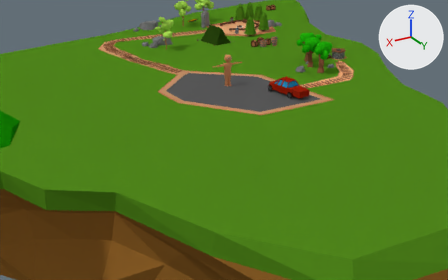
The Blender file ldjam/ldjam_challenge_2.blend as it was, and as the next commit left it.
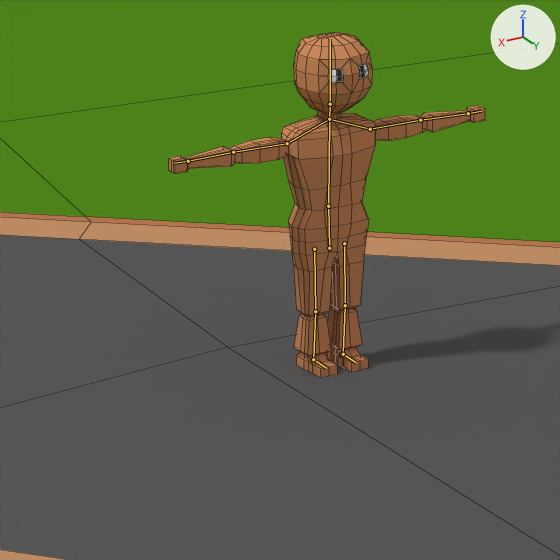
Each version is shown from a 50 mm camera at (102.1, 167.6, 64.6) aimed at (5.7, 6.9, -15.7), then close up on the part from 44% to 56% of the width and 18% to 37% of the height. The axes (+X, +Y, +Z) are drawn at upper right. The lights are the same throughout. Both versions are drawn at frame 1 of the action 'Player.Idle'; the numbers are the values there. The bones that bend it are drawn over the model as lines in the close-ups. The close-ups show mesh edges as thin lines.

Names of what the first close-up shows: 'Ground', 'model_player_v3.001'.
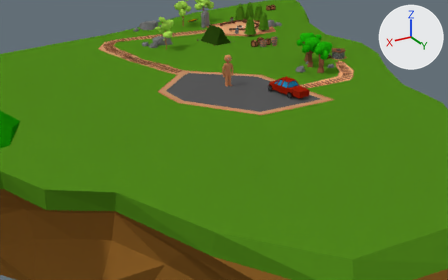
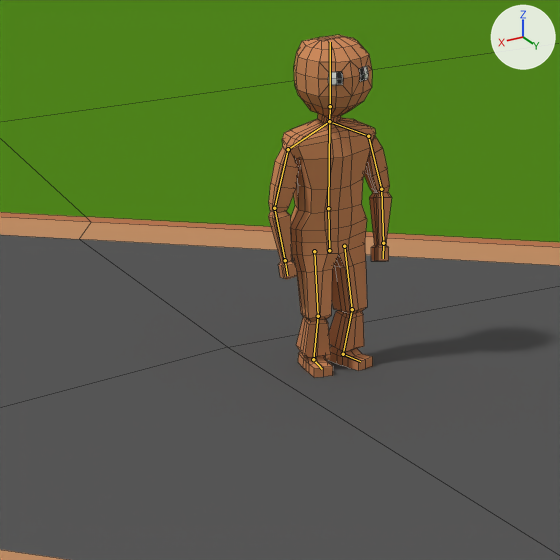
The edits, one by one:
Bone 'Root' (bone_root) moves from (0.0, -0.04, 0.0) to (0.0, -0.13, -0.01).
Bone 'Shoulder.L' (bone_shoulder_l) turns from (0, 0, 0) to (0, 0, -5) degrees about its own x, y and z.
Bone 'Arm.Upper.L' (bone_arm_upper_l) turns from (0, 0, 0) to (-1, 1, -69) degrees about its own x, y and z.
Bone 'Arm.Lower.L' (bone_arm_lower_l) turns from (0, 0, 0) to (17, 1, -26) degrees about its own x, y and z.
Bone 'Shoulder.R' (bone_shoulder_r) turns from (0, 0, 0) to (0, 0, 5) degrees about its own x, y and z.
Bone 'Arm.Upper.R' (bone_arm_upper_r) turns from (0, 0, 0) to (-1, -1, 71) degrees about its own x, y and z.
Bone 'Arm.Lower.R' (bone_arm_lower_r) turns from (0, 0, 0) to (6, 1, 21) degrees about its own x, y and z.
Bone 'IKLeg.Pole.L' (bone_ikleg_pole_l) moves from (0.0, -0.01, 0.0) to (-0.27, -0.01, 0.0).
Bone 'IKTarget.L' (bone_iktarget_l) turns from (0, 0, 0) to (0, 0, 13) degrees about its own x, y and z.
Bone 'IKLeg.Pole.R' (bone_ikleg_pole_r) moves from (0.0, 0.0, 0.0) to (0.27, 0.0, 0.0).
Bone 'IKTarget.R' (bone_iktarget_r) turns from (0, 0, 0) to (0, 0, -11) degrees about its own x, y and z.

Where the change shows, as pixel boxes [x1, y1, x2, y2] in the close-ups (560 x 560 px):
'model_player_v3.001', posed (61% narrower): before [169, 32, 485, 378]; after [268, 35, 392, 378]
bone 'Root', root to tip: before (329, 248) to (328, 206); after (329, 250) to (328, 208)
bone 'Shoulder.L', root to tip: before (329, 119) to (370, 129); after (329, 121) to (368, 136)
bone 'Arm.Upper.L', root to tip: before (370, 129) to (420, 120); after (368, 136) to (381, 189)
bone 'Arm.Lower.L', root to tip: before (420, 120) to (468, 113); after (381, 189) to (383, 243)
bone 'Shoulder.R', root to tip: before (329, 119) to (287, 143); after (329, 121) to (288, 149)
bone 'Arm.Upper.R', root to tip: before (287, 143) to (233, 152); after (288, 149) to (274, 208)
bone 'Arm.Lower.R', root to tip: before (233, 152) to (188, 161); after (274, 208) to (285, 260)
